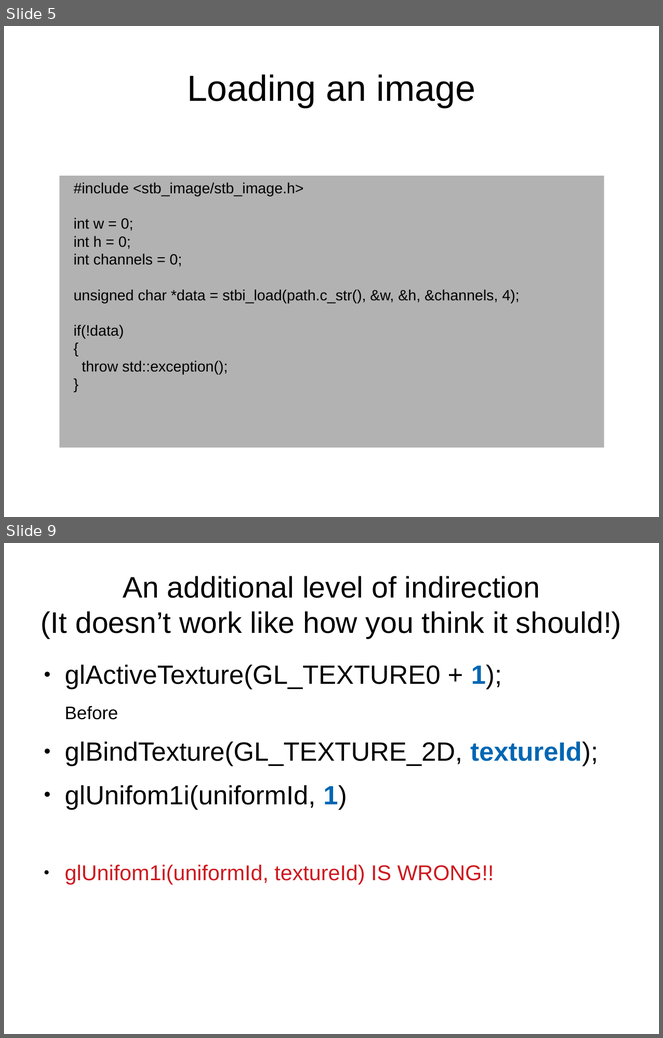
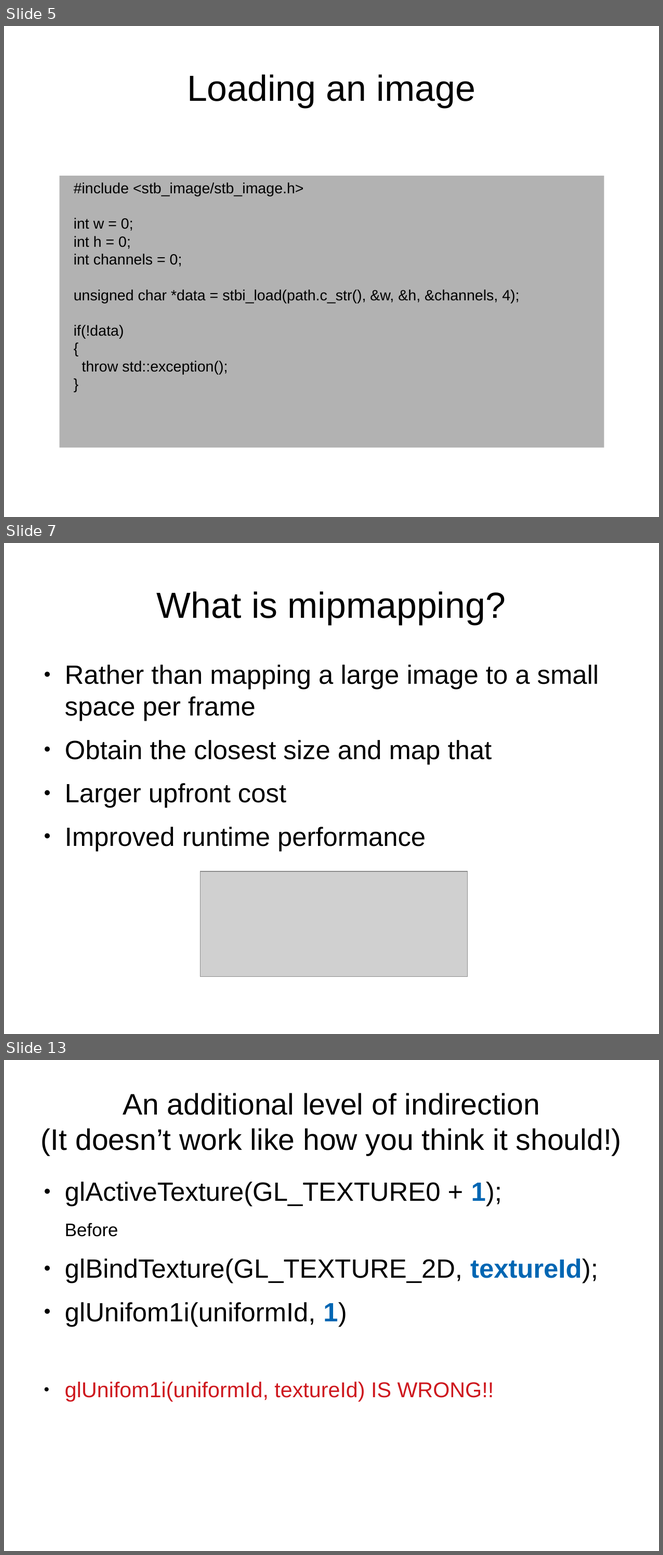
Before and after one commit to osen/creativelabs, a slide deck: 3dgp/3dgp-lec5.odp. Shown one above the other, each under a label of ours: slides 5 and 9 before the commit, slides 5, 7 and 13 after it; the slides between them are not shown. The pictures are 663x1038 and 663x1555 pixels, drawn with LibreOffice and Linux fonts; fonts in the diff are those of the drawing; grey boxes stand for pictures; background and template pictures are left out. Boxes give left, top, right and bottom in pixels: in the first picture for what was removed or moved away, otherwise in the second. Text is boxed around its words. In the diff, an @@ line names an element or a change of style, - is before the commit and + after.

```diff
--- a/3dgp/3dgp-lec5.odp
+++ b/3dgp/3dgp-lec5.odp
@@ slide 7 added at [4,543,659,1034], background #FFFFFF @@
@@ title added at [157,591,506,625], 44 pt, text #000000 @@
+What is mipmapping?
@@ text added at [65,665,599,851], 32 pt, text #000000 @@
+● Rather than mapping a large image to a small space per frame
+● Obtain the closest size and map that
+● Larger upfront cost
+● Improved runtime performance
@@ picture added at [200,872,468,977] @@
@@ what was slide 9 is now slide 13 @@
```
Also in this commit, not shown: 4 slides changed, 3 other slides added, 3 other files.
